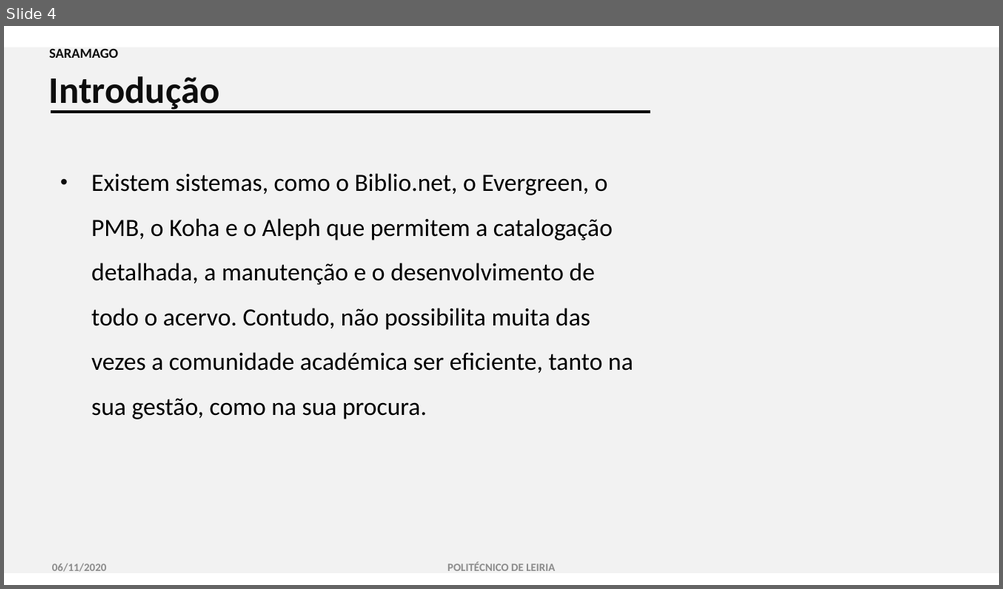
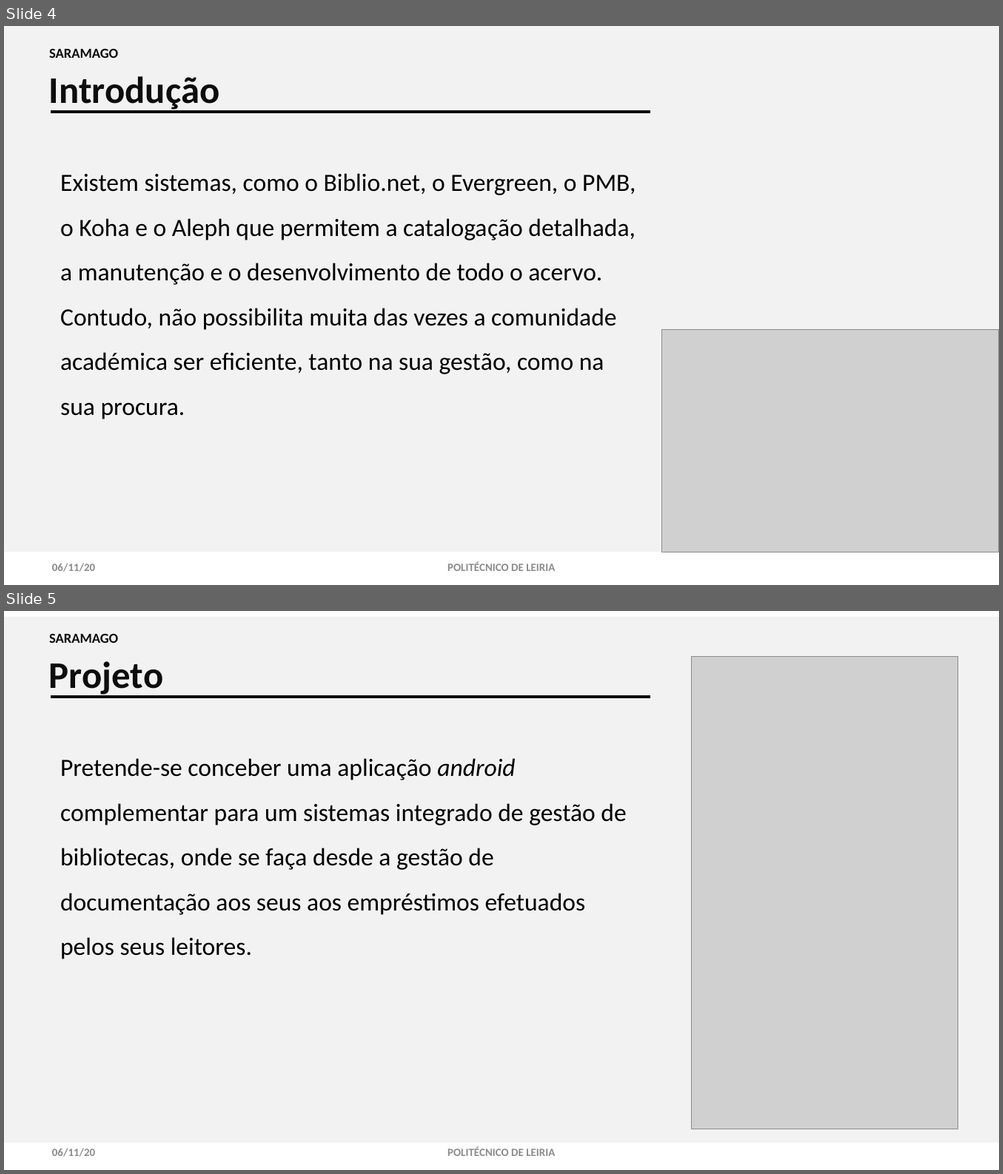
Before and after one commit to 2180622/IPL_PSI_ProjetoFinal_SARAMAGO, a slide deck: documentacao/Especificacao_Sistema_Informacao/android/IPL-TeSP-AMSI-SARAMAGO.pptx. Shown one above the other, each under a label of ours: slide 4 before the commit, slides 4 and 5 after it. The pictures are 1003x589 and 1003x1174 pixels, drawn with LibreOffice and Linux fonts; fonts in the diff are those of the drawing; grey boxes stand for pictures. Boxes give left, top, right and bottom in pixels: in the first picture for what was removed or moved away, otherwise in the second. Text is boxed around its words. In the diff, an @@ line names an element or a change of style, - is before the commit and + after.

```diff
--- a/documentacao/Especificacao_Sistema_Informacao/android/IPL-TeSP-AMSI-SARAMAGO.pptx
+++ b/documentacao/Especificacao_Sistema_Informacao/android/IPL-TeSP-AMSI-SARAMAGO.pptx
@@ slide 5 added at [4, 611, 999, 1170], background #FFFFFF @@
@@ rectangle added at [4, 617, 999, 1143], fill #F2F2F2 @@
@@ text added at [49, 633, 118, 643], 10 pt, text #0D0D0D, bold @@
+SARAMAGO
@@ text added at [49, 661, 163, 697], 27.2 pt, text #0D0D0D, bold @@
+Projeto
@@ picture added at [691, 657, 958, 1130] @@
@@ line added from (51, 697) to (651, 697), #0D0D0D 2.25 pt @@
@@ text added at [60, 758, 626, 960], 18 pt, text #000000 @@
+Pretende-se conceber uma aplicação android complementar para um sistemas integrado de gestão de bibliotecas, onde se faça desde a gestão de documentação aos seus aos empréstimos efetuados pelos seus leitores.
@@ text added at [52, 1148, 95, 1157], 8 pt, text #8C8C8C, bold @@
+06/11/20
@@ text added at [447, 1147, 555, 1156], 8 pt, text #8C8C8C, bold @@
+POLITÉCNICO DE LEIRIA
@@ slide 4 changed as well @@
@@ rectangle: place and size @@
-rectangle at [4, 47, 999, 573]
+rectangle at [4, 26, 999, 552]
@@ text at [60, 173, 635, 420]: text changed @@
-• Existem sistemas, como o Biblio.net, o Evergreen, o PMB, o Koha e o Aleph que permitem a catalogação detalhada, a manutenção e o desenvolvimento de todo o acervo. Contudo, não possibilita muita das vezes a comunidade académica ser eficiente, tanto na sua gestão, como na sua procura.
+Existem sistemas, como o Biblio.net, o Evergreen, o PMB, o Koha e o Aleph que permitem a catalogação detalhada, a manutenção e o desenvolvimento de todo o acervo. Contudo, não possibilita muita das vezes a comunidade académica ser eficiente, tanto na sua gestão, como na sua procura.
@@ picture added at [661, 329, 998, 552] @@
@@ text at [52, 563, 95, 572]: text changed @@
-06/11/2020
+06/11/20
```
Also in this commit, not shown: 10 other slides changed, 7 other slides added.
